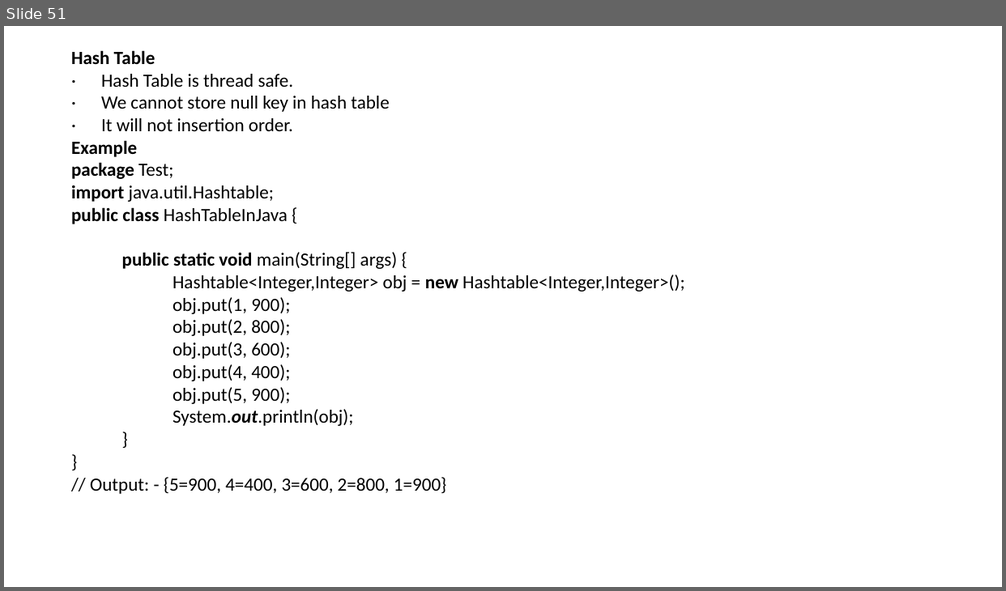
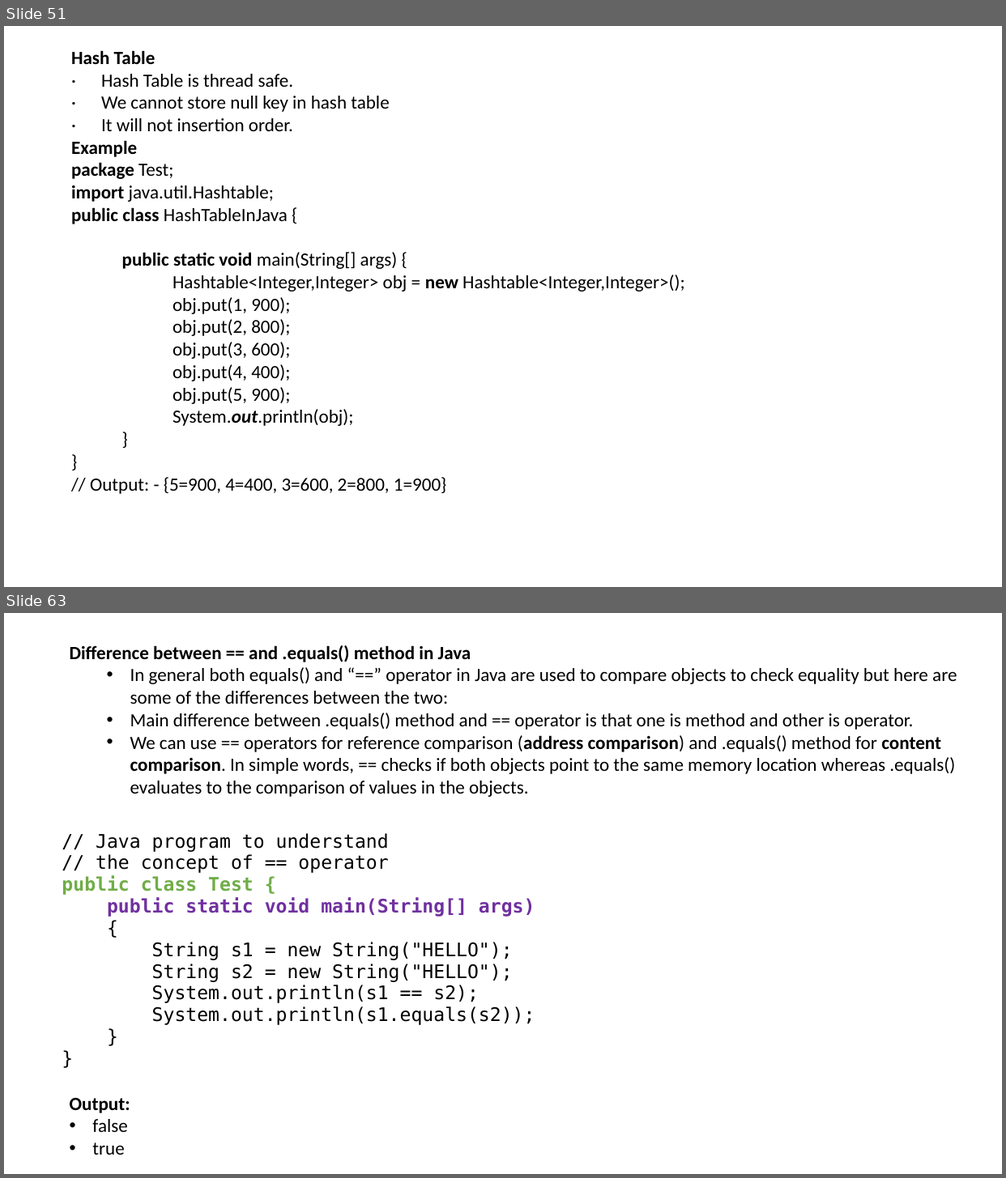
Before and after one commit to LearnByBhanuPratap/seleniumBasic, a slide deck: src/main/java/Core Java.pptx. Shown one above the other, each under a label of ours: slide 51 before the commit, slides 51 and 63 after it; the slides between them are not shown. The pictures are 1006x591 and 1006x1178 pixels, drawn with LibreOffice and Linux fonts; fonts in the diff are those of the drawing. Boxes give left, top, right and bottom in pixels: in the first picture for what was removed or moved away, otherwise in the second. Text is boxed around its words. In the diff, an @@ line names an element or a change of style, - is before the commit and + after.

Commit message:
adding core Java

```diff
--- a/src/main/java/Core Java.pptx
+++ b/src/main/java/Core Java.pptx
@@ slide 63 added at <box>4,613,1002,1174</box>, background #FFFFFF @@
@@ text added at <box>70,645,957,797</box>, 18 pt, text #000000 @@
+Difference between == and .equals() method in Java
+  • In general both equals() and “==” operator in Java are used to compare objects to check equality but here are some of the differences between the two:
+  • Main difference between .equals() method and == operator is that one is method and other is operator.
+  • We can use == operators for reference comparison (address comparison) and .equals() method for content comparison. In simple words, == checks if both objects point to the same memory location whereas .equals() evaluates to the comparison of values in the objects.
@@ table added at <box>62,825,649,1074</box>, 1 rows, 1 columns @@
+// Java program to understand / // the concept of == operator / public class Test { / public static void main(String[] args) / { / String s1 = new String("HELLO"); / String s2 = new String("HELLO"); / System.out.println(s1 == s2); / System.out.println(s1.equals(s2)); / } / }
@@ text added at <box>70,1098,130,1155</box>, 18 pt, text #000000 @@
+Output:
+• false
+• true
```
Also in this commit, not shown: 17 other slides added.
